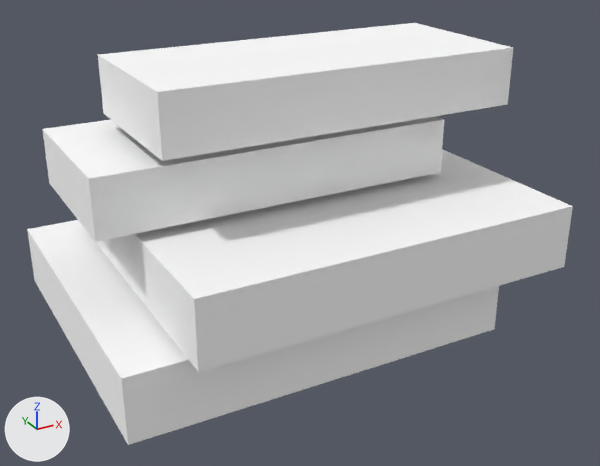
Before and after pictures for a commit that changed the OBJ model src/main/resources/assets/myvillage/models/equipment/forging/bench_leggings_0_hot.obj.
The view is the same before and after, from a 50 mm lens placed at (0.167, -1.146, 0.395), pointed at (0.509, -0.525, 0.085). The lights are fixed; the arrows at lower left show +X, +Y and +Z. The older version comes first. Where no turn or scale is listed for an object, it has been applied to the vertices. Vertices at exactly the same position are counted once.

Objects in the first picture: 'bench_leggings_0_hot'.
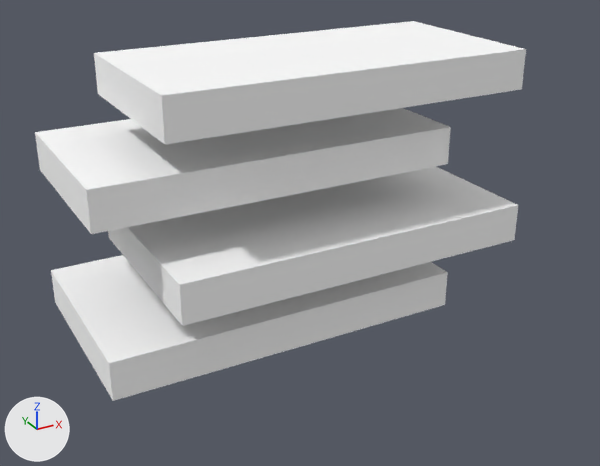
Pixel boxes (x1, y1, x2, y2) of what changed, in the pictures (600 x 466 px; the box of a moved part takes in the faces that stretch with it):
'bench_leggings_0_hot', reshaped (10% narrower, 10% shorter): before (27, 23, 573, 445); after (35, 21, 526, 401)
part 1 of me_bench_leggings_0_hot, moved or reshaped: before (27, 220, 499, 445); after (51, 255, 448, 401)
part 2 of me_bench_leggings_0_hot, moved or reshaped: before (82, 149, 573, 372); after (108, 167, 518, 326)
part 3 of me_bench_leggings_0_hot, moved or reshaped: before (42, 116, 444, 242); after (35, 108, 451, 234)
part 4 of me_bench_leggings_0_hot, moved or reshaped: before (98, 23, 513, 161); after (94, 21, 526, 144)

Patch to the scene script:
```diff
--- a/src/main/resources/assets/myvillage/models/equipment/forging/bench_leggings_0_hot.obj.py
+++ b/src/main/resources/assets/myvillage/models/equipment/forging/bench_leggings_0_hot.obj.py
@@ me_bench_leggings_0_hot @@
 # used by ob_bench_leggings_0_hot; location = (0.0, 0.0, 0.0)
-me_bench_leggings_0_hot.from_pydata(...)  # 32 vertices, 24 faces; spans x 0.299..0.701, y -0.669..-0.331, z 0.0..0.25
+me_bench_leggings_0_hot.from_pydata(...)  # 32 vertices, 24 faces; spans x 0.306..0.694, y -0.611..-0.389, z 0.0..0.25
+# me_bench_leggings_0_hot part 1: the loose piece of 8 vertices spanning x 0.299..0.653, y -0.64..-0.331, z 0.0..0.059 is scaled about its middle by (0.949, 0.617, 0.607), then moved by (-0.002, 0.001, -0.012)
+# me_bench_leggings_0_hot part 2: the loose piece of 8 vertices spanning x 0.347..0.701, y -0.669..-0.36, z 0.066..0.125 is scaled about its middle by (0.949, 0.617, 0.607), then moved by (0.002, -0.001, -0.006)
+# me_bench_leggings_0_hot part 3: the loose piece of 8 vertices spanning x 0.311..0.642, y -0.559..-0.412, z 0.132..0.184 is scaled about its middle by (1.02, 1.13, 0.694), then moved by (-0.002, 0.001, 0.003)
+# me_bench_leggings_0_hot part 4: the loose piece of 8 vertices spanning x 0.358..0.689, y -0.588..-0.441, z 0.199..0.25 is scaled about its middle by (1.02, 1.13, 0.694), then moved by (0.002, -0.001, 0.008)
 me_bench_leggings_0_hot.materials.append(mat_m0)
```
